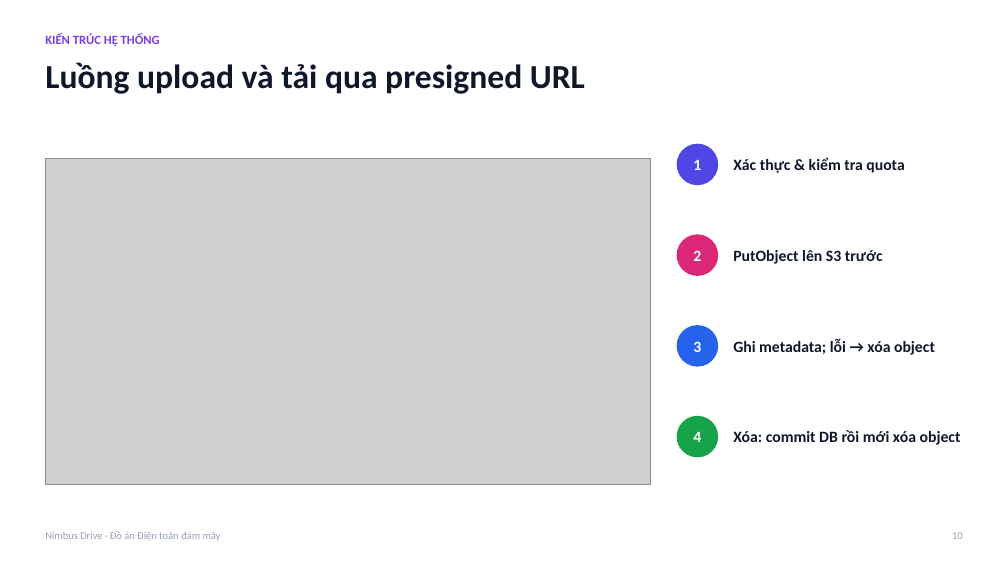
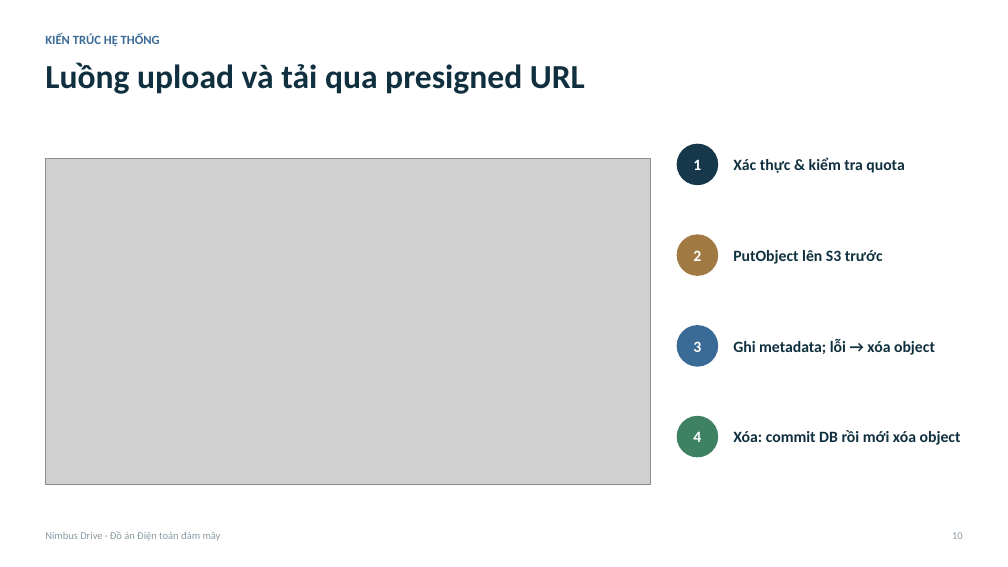
Before and after one commit to LeNhatHuyHyDrex/cloud-file-storage, a slide deck: slide 10 of docs/report/Slide_NimbusDrive.pptx. Drawn at 1008x567 pixels with LibreOffice and Linux fonts; fonts in the diff are those of the drawing; grey boxes stand for pictures. Boxes give left, top, right and bottom in pixels: in the first picture for what was removed or moved away, otherwise in the second. Text is boxed around its words. In the diff, an @@ line names an element or a change of style, - is before the commit and + after.

```diff
--- a/docs/report/Slide_NimbusDrive.pptx
+++ b/docs/report/Slide_NimbusDrive.pptx
@@ text "KIẾN TRÚC HỆ THỐNG" at (45, 33, 160, 46): text colour #7C3AED to #3A6A96 @@
@@ ellipse "1" at (677, 144, 718, 185): fill #4F46E5 to #16384A @@
@@ ellipse "2" at (677, 234, 718, 276): fill #DB2777 to #A07A42 @@
@@ ellipse "3" at (677, 325, 718, 367): fill #2563EB to #3A6A96 @@
@@ ellipse "4" at (677, 416, 718, 457): fill #16A34A to #3F8263 @@
@@ text colour #0F172A to #10303F in 5 elements at (45, 62, 585, 94), (733, 157, 904, 173), (733, 250, 883, 264), (733, 339, 935, 355), (733, 430, 961, 445) @@
@@ text "Nimbus Drive · Đồ án ..." at (45, 531, 221, 541): text colour #94A3B8 to #8C9BA4 @@
@@ text "10" at (952, 532, 963, 539): text colour #94A3B8 to #8C9BA4 @@
```
Also in this commit, not shown: 16 other slides changed, 33 other files.
